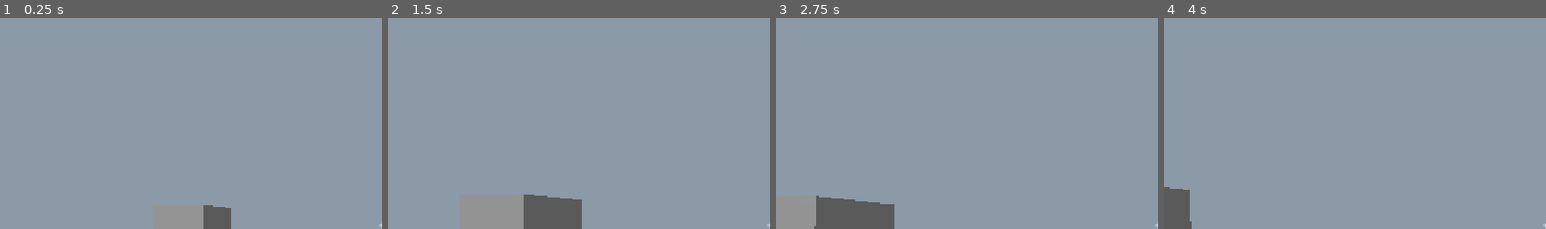
Above: before the commit, frames 1-4 (left to right).
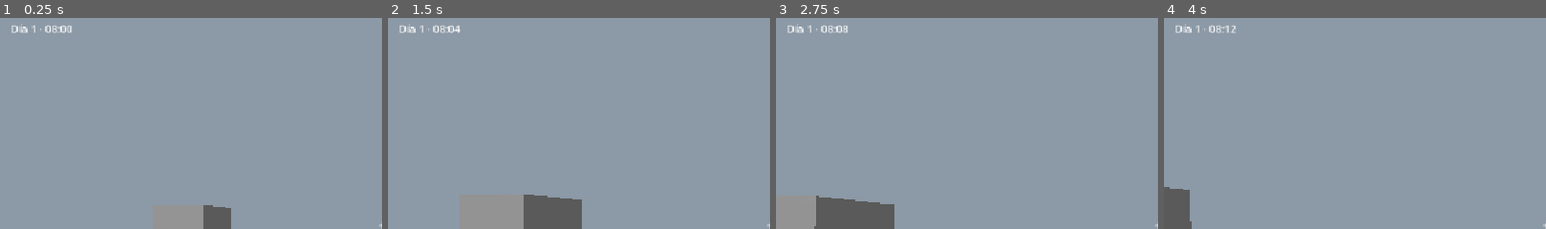
Above: after the commit, the same moments.

Repository: Hykev/game_dev_snacks
Game: Godot game, scene res://scenes/world/test_room.tscn
The game is run twice, just before and just after one commit, with the same random seed, the same clock (stepped at 60 frames per second) and the same inputs.
Inputs (mouse positions are % of the whole screen's width and height, from its top left):
- Up to frame 1 (0.25 s): no input
- Up to frame 2 (1.5 s): tap Enter at 0.5 s; move the mouse to (55, 49) at 0.52 s; hold Space (eat) 0.53-1.28 s; hold W (move_forward) from 0.53 s (still down); move the mouse to (45, 50) at 1.27 s; click (45, 50) at 1.35 s
- Up to frame 3 (2.75 s): keep holding W (move_forward); move the mouse to (52, 47) at 2.02 s; hold E (interact) from 2.03 s (still down)
- Up to frame 4 (4 s): keep holding W (move_forward); move the mouse to (49, 51) at 2.77 s; release E (interact) at 2.78 s; tap 1 (slot_1) at 2.85 s; tap Space (eat) at 3.5 s; move the mouse to (57, 50) at 3.52 s; tap 2 (slot_2) at 3.6 s
The pictures show only the part of the screen within x 0-50%, y 0-50%; the shares and areas given below are measured in that part.

The runs differ from the first frame. In frame 1, 0.3% of the frame differs, in the area x 3-19%, y 2-8%; in frame 2, 0.3%; in frame 3, 0.3%; in frame 4, 0.3%.

Commit message:
Paso 7a: reloj del día, digestión pasiva y sueño
- TimeManager: 1 s real = 3 min de juego, 08:00 → 02:00; pausa; avisa
  clock_changed, game_minutes_passed, sleepy_changed (00:00) y
  faint_time_reached (02:00, el reloj se detiene).
- GameState: número de día y digestión pasiva (−1 cada 10 min de juego).
- Player: con sueño camina al 70 % (se combina con el de llenura).
- HUD: «Día 1 · 08:00» arriba a la izquierda.

Co-Authored-By: Claude Opus 5.5 <noreply@anthropic.com>

Diff:
--- a/vending-machine-game/autoload/event_bus.gd
+++ b/vending-machine-game/autoload/event_bus.gd
@@ -95,6 +95,28 @@
 @warning_ignore("unused_signal")
 signal toilet_finished()
 
+# --- Reloj (las emite TimeManager) ---
+
+## Cambió el minuto entero del reloj. `minute` cuenta desde las 00:00 del
+## día en curso y pasa de 1440 después de medianoche (ver TimeManager).
+@warning_ignore("unused_signal")
+signal clock_changed(minute: int)
+
+## Pasaron `minutes` minutos de juego enteros (casi siempre 1). Lo usa la
+## digestión pasiva.
+@warning_ignore("unused_signal")
+signal game_minutes_passed(minutes: int)
+
+## A las 00:00 al personaje le da sueño (true); al empezar el día se le
+## quita (false).
+@warning_ignore("unused_signal")
+signal sleepy_changed(is_sleepy: bool)
+
+## Llegaron las 02:00: el personaje se desmaya. El reloj ya se detuvo;
+## quien escuche decide qué pasa (perder efectivo y terminar el día).
+@warning_ignore("unused_signal")
+signal faint_time_reached()
+
 # --- Jugador y estaciones ---
 
 ## La mesa pide que el jugador se siente y le pasa su cámara fija. La mesa
--- a/vending-machine-game/autoload/game_state.gd
+++ b/vending-machine-game/autoload/game_state.gd
@@ -24,6 +24,9 @@
 const MAX_TABLE_TAZOS := 8
 # Llenura máxima (GDD 5.4). La subirá la mejora «Estómago Elástico».
 const MAX_FULLNESS := 100.0
+# Digestión pasiva: −1 de llenura cada 10 min de juego (GDD 5.4). La
+# mejorará «Metabolismo de Colibrí».
+const DIGESTION_PER_GAME_MINUTE := 0.1
 
 ## Resultado de intentar comprar: la UI lo usa para explicar qué pasó.
 enum BuyResult { OK, UNKNOWN_SNACK, LOCKED, SOLD_OUT, NO_MONEY, NO_ROOM }
@@ -42,6 +45,13 @@
 		return _shines
 
 var _shines: int = 0
+
+## Día de la partida (1 = primer día). Lo avanza el flujo de dormir.
+var day: int:
+	get:
+		return _day
+
+var _day: int = 1
 
 ## Llenura del estómago (0 a MAX_FULLNESS). Es decimal porque la digestión y
 ## el baño la bajan poco a poco; en pantalla se muestra redondeada.
@@ -90,6 +100,13 @@
 	_unlocked_snacks = STARTING_UNLOCKED_SNACKS.duplicate()
 	restock_machine()
 	_rng.randomize()
+	# La digestión es una regla del estado del jugador: GameState escucha el
+	# paso del tiempo y baja su propia llenura.
+	EventBus.game_minutes_passed.connect(_on_game_minutes_passed)
+
+
+func _on_game_minutes_passed(minutes: int) -> void:
+	reduce_fullness(DIGESTION_PER_GAME_MINUTE * minutes)
 
 
 # --- Dinero ---
--- a/vending-machine-game/autoload/time_manager.gd
+++ b/vending-machine-game/autoload/time_manager.gd
@@ -1,10 +1,90 @@
 extends Node
 ## TimeManager: el reloj del día.
 ##
-## Avanza la hora del juego (1 s real = 3 min de juego), se pausa en menús
-## y diálogos, y avisa por EventBus en las horas clave (08:00, 00:00, 02:00).
+## Avanza la hora del juego (1 s real = 3 min de juego), se puede pausar
+## (menús y diálogos) y avisa por EventBus cuando pasan minutos y en las
+## horas clave: 00:00 (sueño) y 02:00 (desmayo). El día jugable va de
+## 08:00 a 02:00: 6 minutos reales (GDD 4).
 ##
 ## No hace: decidir qué pasa al dormir o desmayarse. Solo avisa; otros
 ## sistemas deciden cómo reaccionar.
+##
+## La hora se guarda como "minuto del día" desde las 00:00 del día actual.
+## Después de medianoche sigue contando (24:30 = 1470) para que el día no
+## "se reinicie" a las 00:00: el día termina al dormir, no a medianoche.
 
-# El reloj se programa en el paso de dormir y guardado.
+# TEMPORAL: valores de balance que se moverán a un BalanceConfig.tres.
+const GAME_MINUTES_PER_SECOND := 3.0
+const DAY_START_MINUTE := 8 * 60      # 08:00
+const SLEEPY_MINUTE := 24 * 60        # 00:00 (del día siguiente)
+const FAINT_MINUTE := 26 * 60         # 02:00 (del día siguiente)
+
+## Minuto actual del día (decimal: avanza un poco cada frame).
+var minute_of_day: float:
+	get:
+		return _minute_of_day
+
+var _minute_of_day: float = DAY_START_MINUTE
+# El reloj avanza solo si está corriendo (hay día en curso) y sin pausa.
+var _running := false
+var _paused := false
+
+
+func _ready() -> void:
+	# Por ahora la partida empieza directo en el día 1 a las 08:00. Cuando
+	# exista el menú principal y el guardado, ellos decidirán cuándo empezar.
+	start_day()
+
+
+## Empieza un día nuevo a las 08:00 y pone el reloj en marcha.
+func start_day() -> void:
+	_minute_of_day = DAY_START_MINUTE
+	_running = true
+	EventBus.clock_changed.emit(get_whole_minute())
+	EventBus.sleepy_changed.emit(false)
+
+
+## Detiene el reloj (al dormir o desmayarse) hasta el próximo start_day().
+func stop() -> void:
+	_running = false
+
+
+## Pausa o reanuda (menú de pausa, diálogos). El teléfono NO pausa (GDD 4).
+func set_paused(paused: bool) -> void:
+	_paused = paused
+
+
+func is_running() -> bool:
+	return _running and not _paused
+
+
+func get_whole_minute() -> int:
+	return floori(_minute_of_day)
+
+
+## Hora legible "HH:MM" (después de medianoche vuelve a 00, 01…).
+func get_clock_text() -> String:
+	var minute := get_whole_minute()
+	return "%02d:%02d" % [(minute / 60) % 24, minute % 60]
+
+
+func _process(delta: float) -> void:
+	if not is_running():
+		return
+	var previous_minute := get_whole_minute()
+	_minute_of_day = minf(_minute_of_day + GAME_MINUTES_PER_SECOND * delta, FAINT_MINUTE)
+	var current_minute := get_whole_minute()
+	if current_minute == previous_minute:
+		return
+
+	# Pasó al menos un minuto entero: avisar cuántos (para la digestión).
+	EventBus.game_minutes_passed.emit(current_minute - previous_minute)
+	EventBus.clock_changed.emit(current_minute)
+
+	# Horas clave: se revisa si se CRUZÓ el umbral, por si un frame largo se
+	# saltó el minuto exacto.
+	if previous_minute < SLEEPY_MINUTE and current_minute >= SLEEPY_MINUTE:
+		EventBus.sleepy_changed.emit(true)
+	if current_minute >= FAINT_MINUTE:
+		stop()
+		EventBus.faint_time_reached.emit()
--- a/vending-machine-game/scenes/player/player.gd
+++ b/vending-machine-game/scenes/player/player.gd
@@ -22,6 +22,9 @@
 const MAX_STACKED_INTERACTABLES := 4
 # GDD 5.4: con la llenura al tope se camina a la mitad de velocidad.
 const FULL_SPEED_MULTIPLIER := 0.5
+# GDD 4: desde las 00:00 al personaje le da sueño y camina más lento.
+# El GDD no da el número: 70 % es una primera propuesta.
+const SLEEPY_SPEED_MULTIPLIER := 0.7
 # Altura de los ojos sentado (en el baño) y duración de la animación al
 # sentarse o pararse. La altura de pie se lee de la escena al iniciar.
 const SEATED_HEAD_HEIGHT := 1.1
@@ -58,6 +61,8 @@
 # Multiplicador de velocidad por llenura. Se actualiza solo cuando llega la
 # señal fullness_changed, no se pregunta a GameState cada frame.
 var _fullness_speed_multiplier := 1.0
+# Multiplicador por sueño (00:00 en adelante). Se combina con el de llenura.
+var _sleepy_speed_multiplier := 1.0
 # Altura de la cabeza de pie (la de la escena) y animación en curso.
 var _standing_head_height := 0.0
 var _head_tween: Tween
@@ -73,7 +78,12 @@
 	EventBus.toilet_sit_requested.connect(_set_mode.bind(Mode.BATHROOM))
 	EventBus.toilet_finished.connect(_on_toilet_finished)
 	EventBus.fullness_changed.connect(_on_fullness_changed)
+	EventBus.sleepy_changed.connect(_on_sleepy_changed)
 	_set_mode(Mode.WALK)
+
+
+func _on_sleepy_changed(is_sleepy: bool) -> void:
+	_sleepy_speed_multiplier = SLEEPY_SPEED_MULTIPLIER if is_sleepy else 1.0
 
 
 func _on_fullness_changed(current: float, maximum: float) -> void:
@@ -199,7 +209,8 @@
 	# es hacia donde mira el cuerpo, no siempre el mismo eje del mundo.
 	var direction := transform.basis * Vector3(input_dir.x, 0.0, input_dir.y)
 
-	var speed := walk_speed * _fullness_speed_multiplier
+	# Lleno y con sueño a la vez se combinan (0,5 × 0,7 = 35 %).
+	var speed := walk_speed * _fullness_speed_multiplier * _sleepy_speed_multiplier
 	if Input.is_action_pressed("sprint"):
 		speed *= sprint_multiplier
 
--- a/vending-machine-game/scenes/ui/hud/hud.gd
+++ b/vending-machine-game/scenes/ui/hud/hud.gd
@@ -18,6 +18,7 @@
 @onready var _inventory_label: Label = %InventoryLabel
 @onready var _fullness_bar: ProgressBar = %FullnessBar
 @onready var _hint_label: Label = %HintLabel
+@onready var _clock_label: Label = %ClockLabel
 
 # Nombres de las teclas de "interact" y "stand_up" (ej. "E", "Q"). Se leen
 # del Input Map en vez de escribirlas fijas, para respetar si se reasignan.
@@ -32,6 +33,8 @@
 	_hint_label.hide()
 	EventBus.fullness_changed.connect(_on_fullness_changed)
 	_on_fullness_changed(GameState.fullness, GameState.MAX_FULLNESS)
+	EventBus.clock_changed.connect(_refresh_clock.unbind(1))
+	_refresh_clock()
 	EventBus.interaction_prompt_changed.connect(_on_interaction_prompt_changed)
 	# Dinero y Brillos van en la misma etiqueta: cualquiera de las dos
 	# señales la redibuja (unbind quita el argumento que no usamos).
@@ -51,6 +54,12 @@
 	var seated := mode == Player.Mode.TABLE or mode == Player.Mode.BATHROOM
 	_hint_label.text = "%s · %s" % [_stand_up_key_name, tr("Levantarse")]
 	_hint_label.visible = seated
+
+
+## Arriba a la izquierda: «Día 4 · 15:30» (GDD 11). Los días para el
+## próximo pago se agregarán con la deuda.
+func _refresh_clock() -> void:
+	_clock_label.text = tr("Día %d · %s") % [GameState.day, TimeManager.get_clock_text()]
 
 
 ## Barra de llenura: verde, naranja desde 80 y roja al tope.
--- a/vending-machine-game/scenes/ui/hud/hud.tscn
+++ b/vending-machine-game/scenes/ui/hud/hud.tscn
@@ -54,6 +54,15 @@
 mouse_filter = 2
 text = "$0"
 horizontal_alignment = 2
+
+[node name="ClockLabel" type="Label" parent="."]
+unique_name_in_owner = true
+offset_left = 16.0
+offset_top = 16.0
+offset_right = 236.0
+offset_bottom = 44.0
+mouse_filter = 2
+text = "Día 1 · 08:00"
 
 [node name="FullnessTitle" type="Label" parent="."]
 anchors_preset = 2
